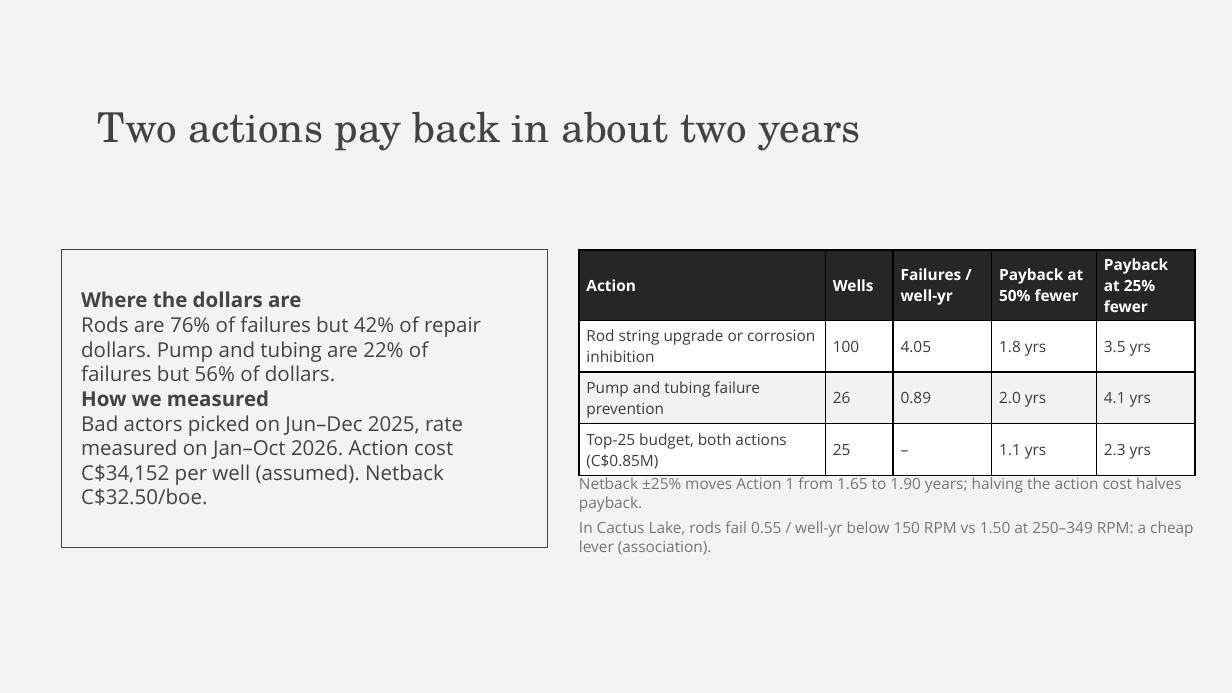
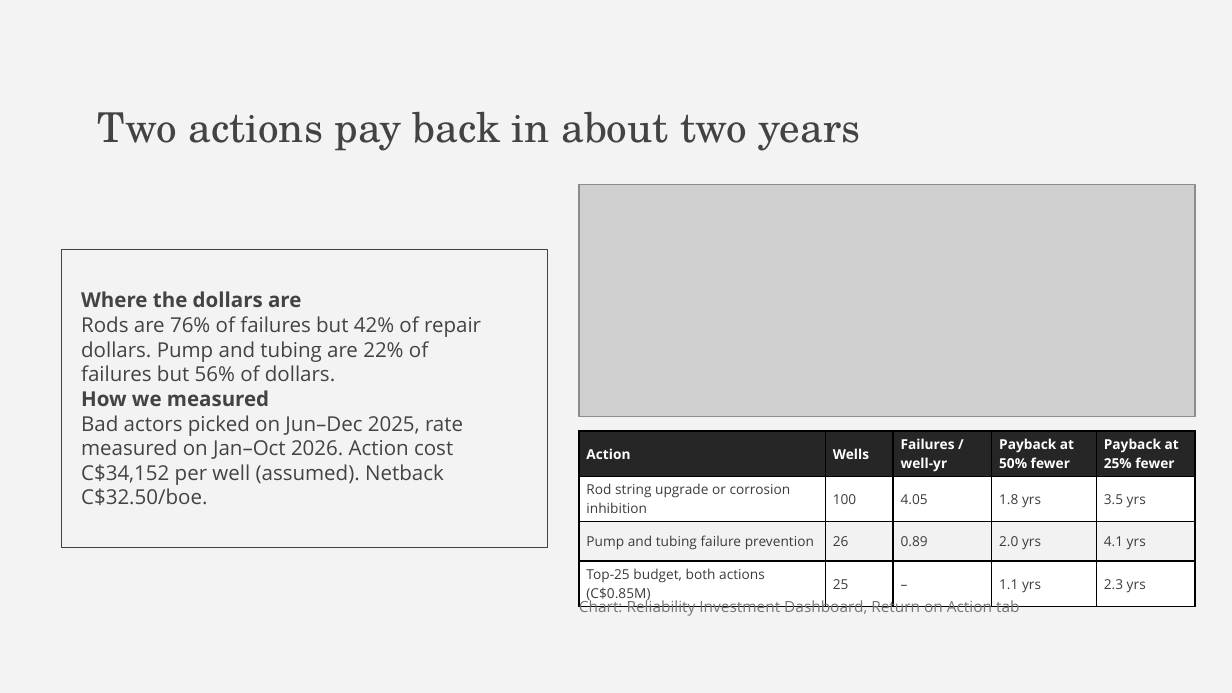
Before and after one commit to Angie629/dsmlc2026, a slide deck: slide 12 of docs/Bad Actors - DSMLC Datathon 2026.pptx. Drawn at 1232x693 pixels with LibreOffice and Linux fonts; fonts in the diff are those of the drawing; grey boxes stand for pictures. Boxes give left, top, right and bottom in pixels: in the first picture for what was removed or moved away, otherwise in the second. Text is boxed around its words. In the diff, an @@ line names an element or a change of style, - is before the commit and + after.

Commit message:
updated the screenshots for the dashboard and slides

```diff
--- a/docs/Bad Actors - DSMLC Datathon 2026.pptx
+++ b/docs/Bad Actors - DSMLC Datathon 2026.pptx
@@ picture added at (x1=579, y1=185, x2=1195, y2=416) @@
@@ table at (x1=579, y1=431, x2=1195, y2=607) @@
@@ size 9 to 8 pt @@
@@ table resized from (x1=579, y1=250, x2=1195, y2=473) to (x1=579, y1=431, x2=1195, y2=607) @@
@@ text removed at (x1=579, y1=475, x2=1193, y2=554) @@
-Netback ±25% moves Action 1 from 1.65 to 1.90 years; halving the action cost halves payback.
-In Cactus Lake, rods fail 0.55 / well-yr below 150 RPM vs 1.50 at 250–349 RPM: a cheap lever (association).
@@ text added at (x1=579, y1=598, x2=1019, y2=616), 9 pt, text #767676 @@
+Chart: Reliability Investment Dashboard, Return on Action tab
```
Also in this commit, not shown: 6 other slides changed, 14 other files.
